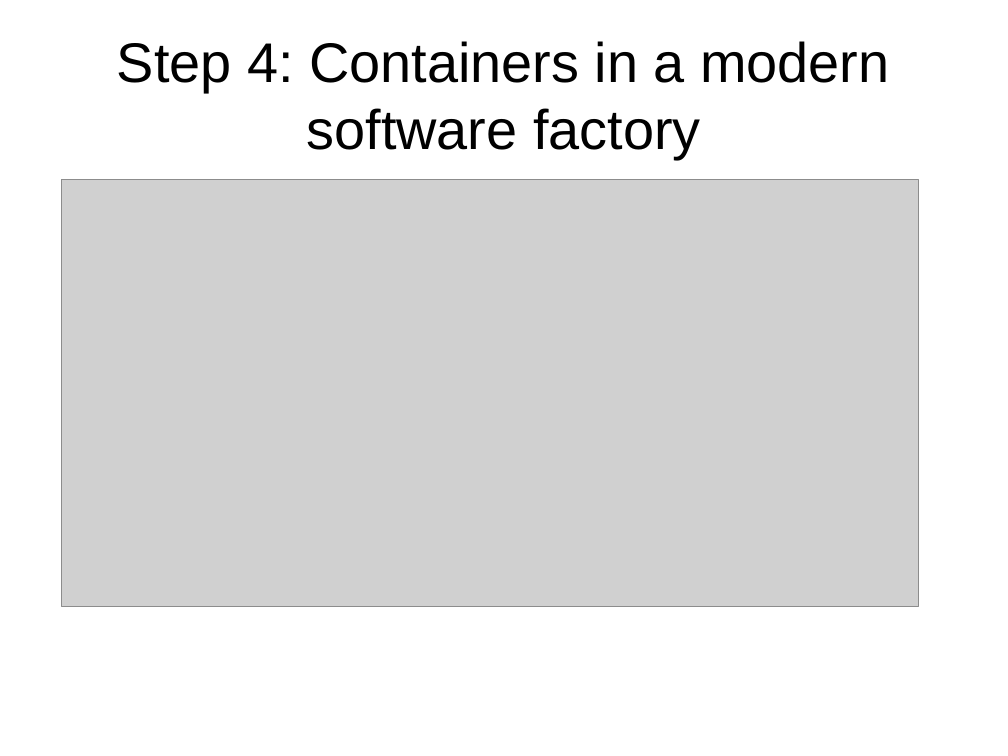
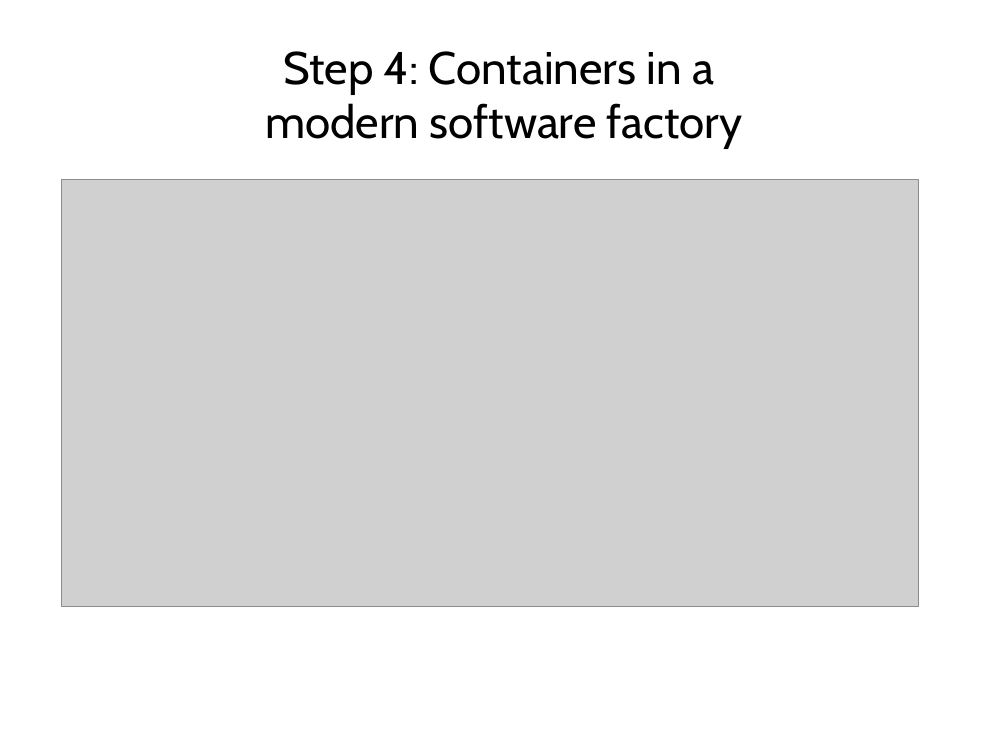
Before and after one commit to CodeChix-OpenSource/DockerIntro, a slide deck: slide 25 of slides/DockerIntro.pptx. Drawn at 1008x756 pixels with LibreOffice and Linux fonts; fonts in the diff are those of the drawing; grey boxes stand for pictures; background and template pictures are left out. Boxes give left, top, right and bottom in pixels: in the first picture for what was removed or moved away, otherwise in the second. Text is boxed around its words. In the diff, an @@ line names an element or a change of style, - is before the commit and + after.

```diff
--- a/slides/DockerIntro.pptx
+++ b/slides/DockerIntro.pptx
@@ text at bbox=[265, 51, 743, 149]: text changed; size 44 to 36 pt; font Arial to Cabin @@
-Step 4: Containers in a modern software factory
+Step 4: Containers in a
+modern software factory
```
Also in this commit, not shown: 25 other slides changed.
